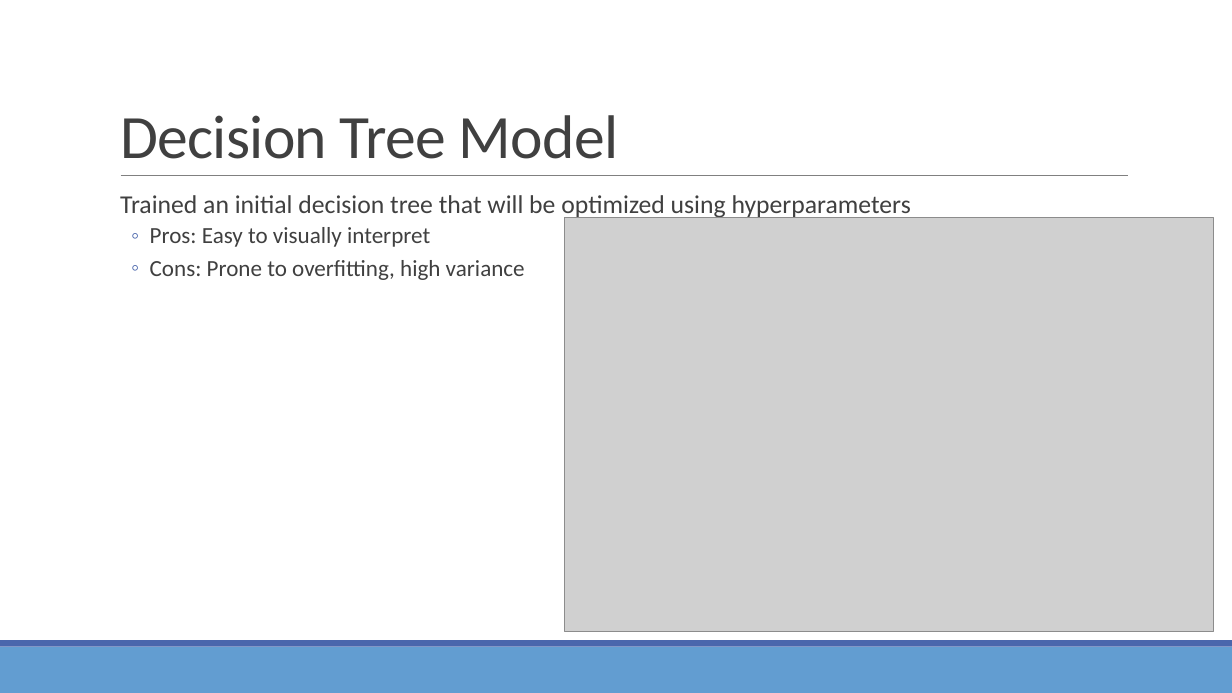
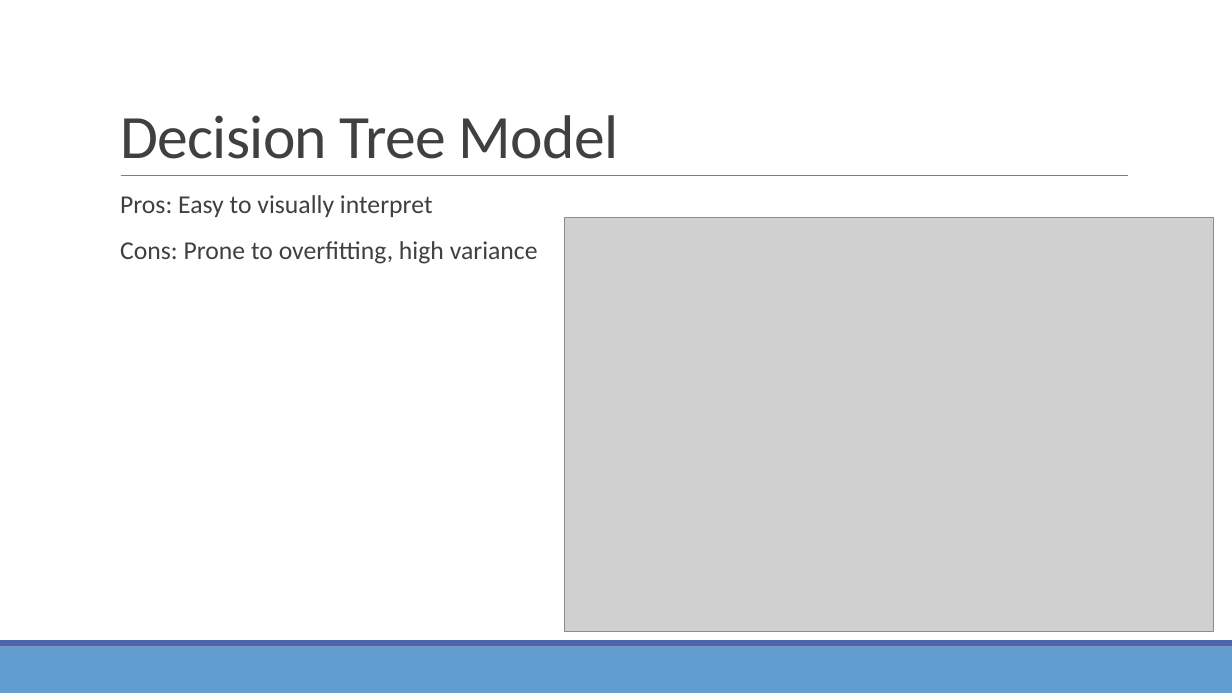
Before and after one commit to yelaura/r-assignments, a slide deck: slide 7 of Practical Machine Learning/Optimizing Decision Trees and Random Forest Models.pptx (slide 5 before the commit). Drawn at 1232x693 pixels with LibreOffice and Linux fonts; fonts in the diff are those of the drawing; grey boxes stand for pictures. Boxes give left, top, right and bottom in pixels: in the first picture for what was removed or moved away, otherwise in the second. Text is boxed around its words. In the diff, an @@ line names an element or a change of style, - is before the commit and + after.

```diff
--- a/Practical Machine Learning/Optimizing Decision Trees and Random Forest Models.pptx
+++ b/Practical Machine Learning/Optimizing Decision Trees and Random Forest Models.pptx
@@ text "Pros: Easy to visually interpret" at box(120, 195, 538, 264): size 18 to 20 pt; bullet ◦ to  ; list level 2 to 1 in "Pros: Easy to visually interpret"; list level 2 to 1 in "Cons: Prone to overfitting, high ..." @@
@@ text at box(120, 195, 911, 219): paragraph removed @@
-  Trained an initial decision tree that will be optimized using hyperparameters
```
Also in this commit, not shown: 5 other slides changed, 4 slides added.
